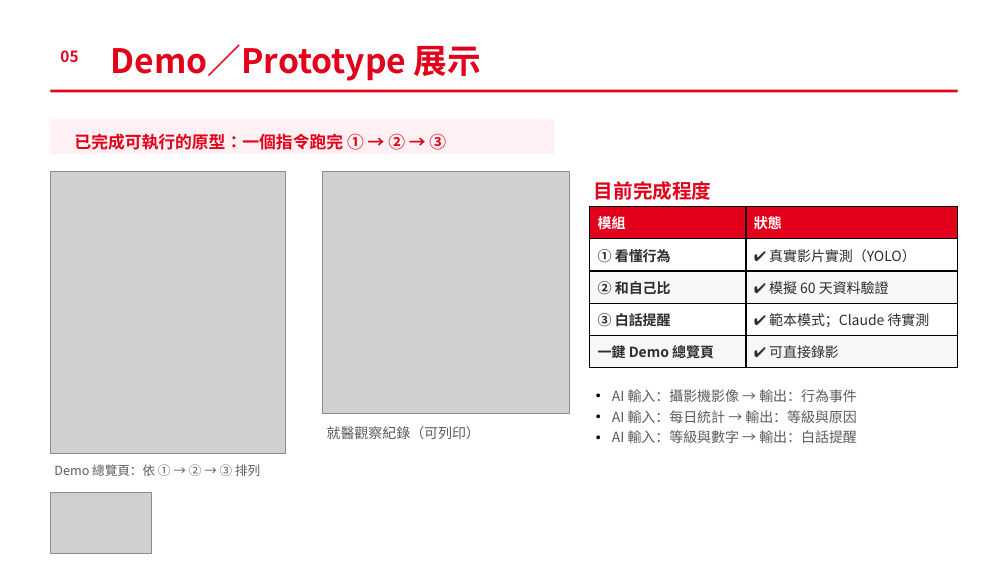
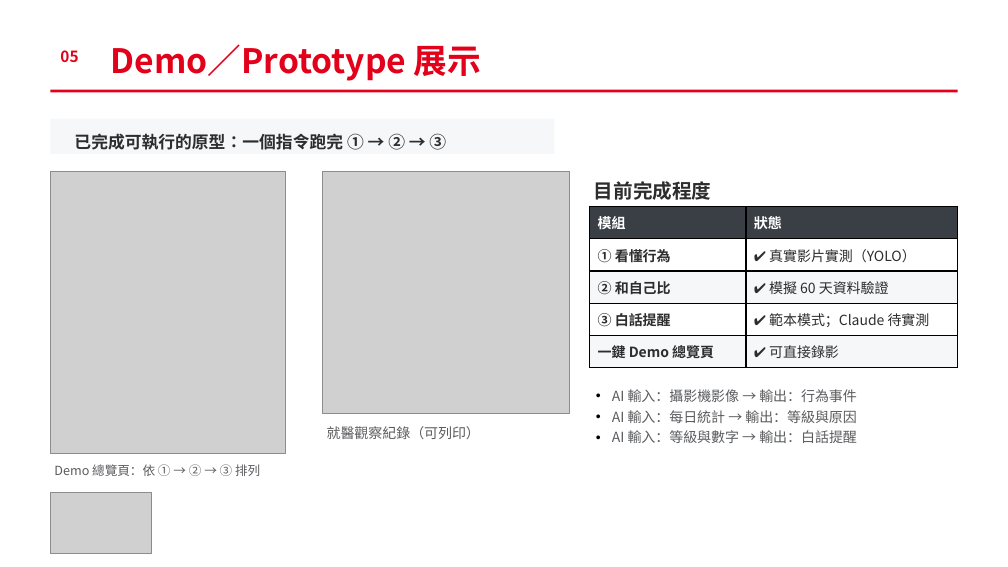
Before and after one commit to ammieliu-jpg/AI_animal, a slide deck: slide 11 of docs/proposal/PetSentinel_proposal.pptx. Drawn at 1008x567 pixels with LibreOffice and Linux fonts; fonts in the diff are those of the drawing; grey boxes stand for pictures. Boxes give left, top, right and bottom in pixels: in the first picture for what was removed or moved away, otherwise in the second. Text is boxed around its words. In the diff, an @@ line names an element or a change of style, - is before the commit and + after.

```diff
--- a/docs/proposal/PetSentinel_proposal.pptx
+++ b/docs/proposal/PetSentinel_proposal.pptx
@@ rectangle at bbox=[50, 119, 554, 154]: fill #FFF1F3 to #F6F7F8 @@
@@ text "已完成可執行的原型：一個指令跑完 ① → ② → ..." at bbox=[74, 133, 446, 150]: text colour #E2001A to #2D2D2D @@
@@ text "目前完成程度" at bbox=[594, 181, 712, 200]: text colour #E2001A to #2D2D2D @@
@@ table at bbox=[590, 207, 958, 368] @@
@@ fill #E2001A to #3A3F45 in row 1 @@
@@ fill #F7F7F7 to #F6F7F8 in 4 cells @@
```
Also in this commit, not shown: 14 other slides changed, 2 other files.
